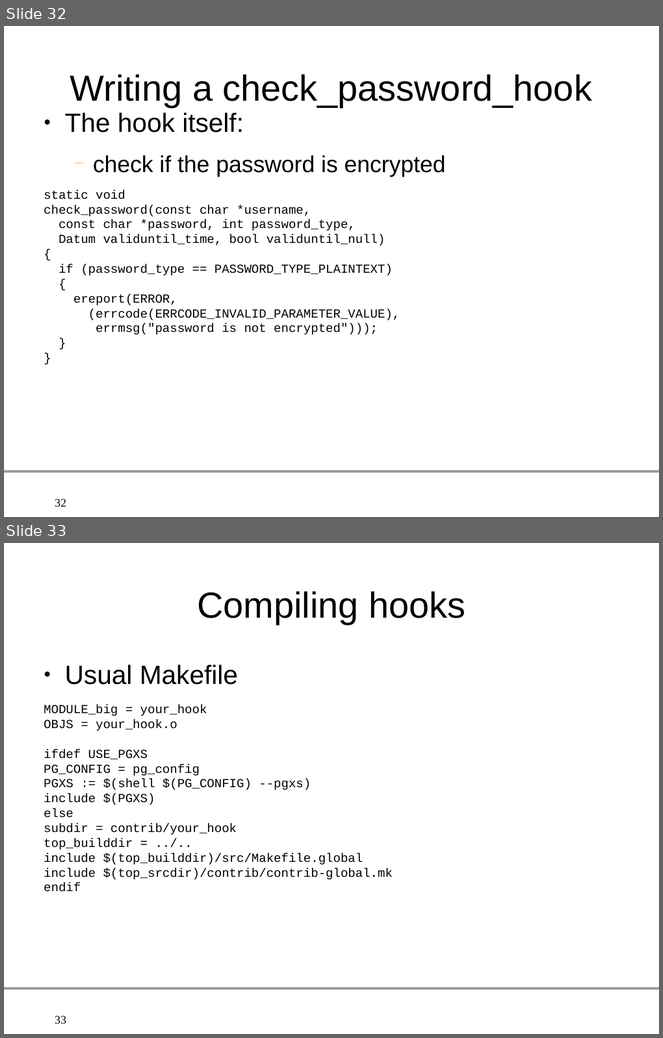
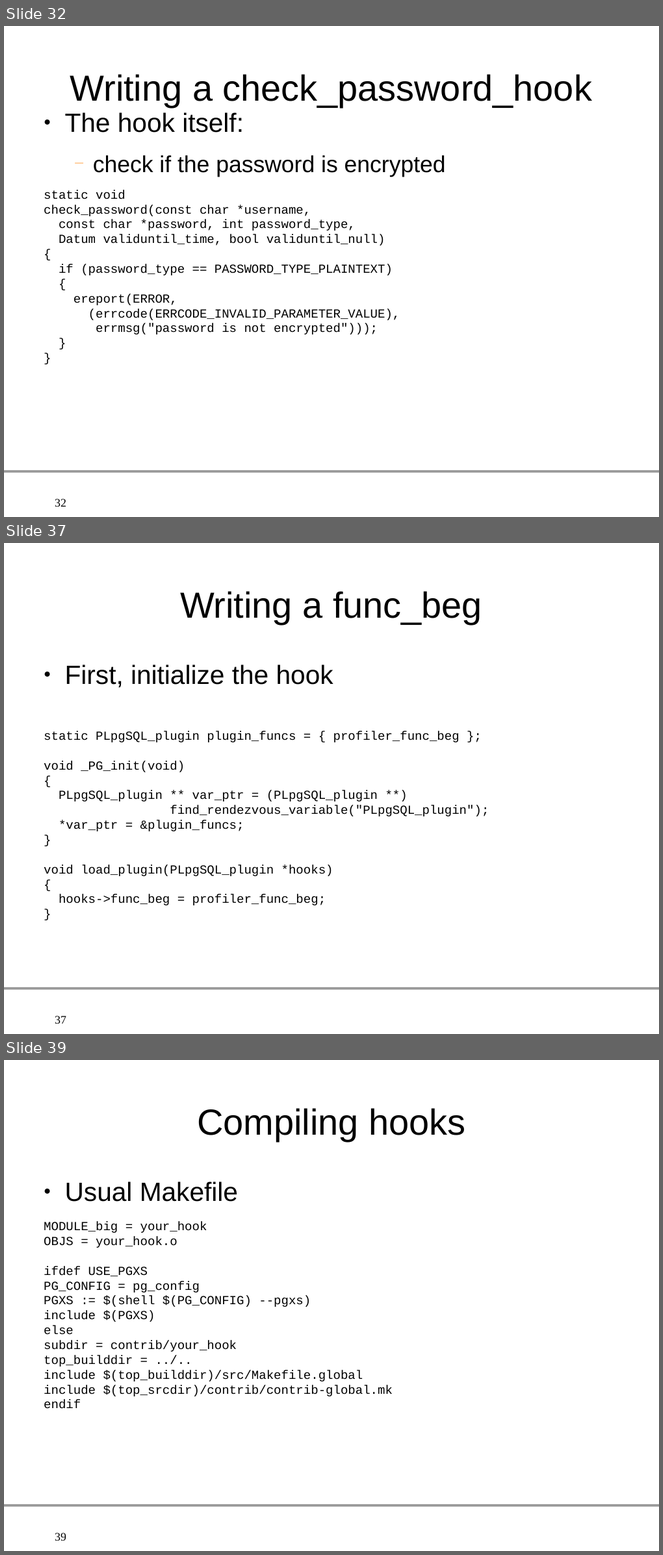
Before and after one commit to gleu/Hooks-in-PostgreSQL, a slide deck: hooks_in_postgresql.odp. Shown one above the other, each under a label of ours: slides 32 and 33 before the commit, slides 32, 37 and 39 after it; the slides between them are not shown. The pictures are 663x1038 and 663x1555 pixels, drawn with LibreOffice and Linux fonts; fonts in the diff are those of the drawing; background and template pictures are left out. Boxes give left, top, right and bottom in pixels: in the first picture for what was removed or moved away, otherwise in the second. Text is boxed around its words. In the diff, an @@ line names an element or a change of style, - is before the commit and + after.

Commit message:
Add more informations on PLpgsql plugin hooks, and an example

```diff
--- a/hooks_in_postgresql.odp
+++ b/hooks_in_postgresql.odp
@@ slide 37 added at [4, 543, 659, 1034], background #FFFFFF; not listed: 2 template elements that a slide beside it also shows @@
@@ title added at [180, 591, 482, 624], 44 pt, text #000000 @@
+Writing a func_beg
@@ text added at [44, 665, 489, 906], 15 pt, text #000000 @@
+● First, initialize the hook
+static PLpgSQL_plugin plugin_funcs = { profiler_func_beg };
+void _PG_init(void)
+{
+PLpgSQL_plugin ** var_ptr = (PLpgSQL_plugin **)
+find_rendezvous_variable("PLpgSQL_plugin");
+*var_ptr = &plugin_funcs;
+}
+void load_plugin(PLpgSQL_plugin *hooks)
+{
+hooks->func_beg = profiler_func_beg;
+}
@@ what was slide 33 is now slide 39 @@
@@ page number at [55, 1533, 66, 1541]: text changed @@
-33
+39
```
Also in this commit, not shown: 2 slides changed, 6 other slides added, 1 slide removed, 3 other files.
